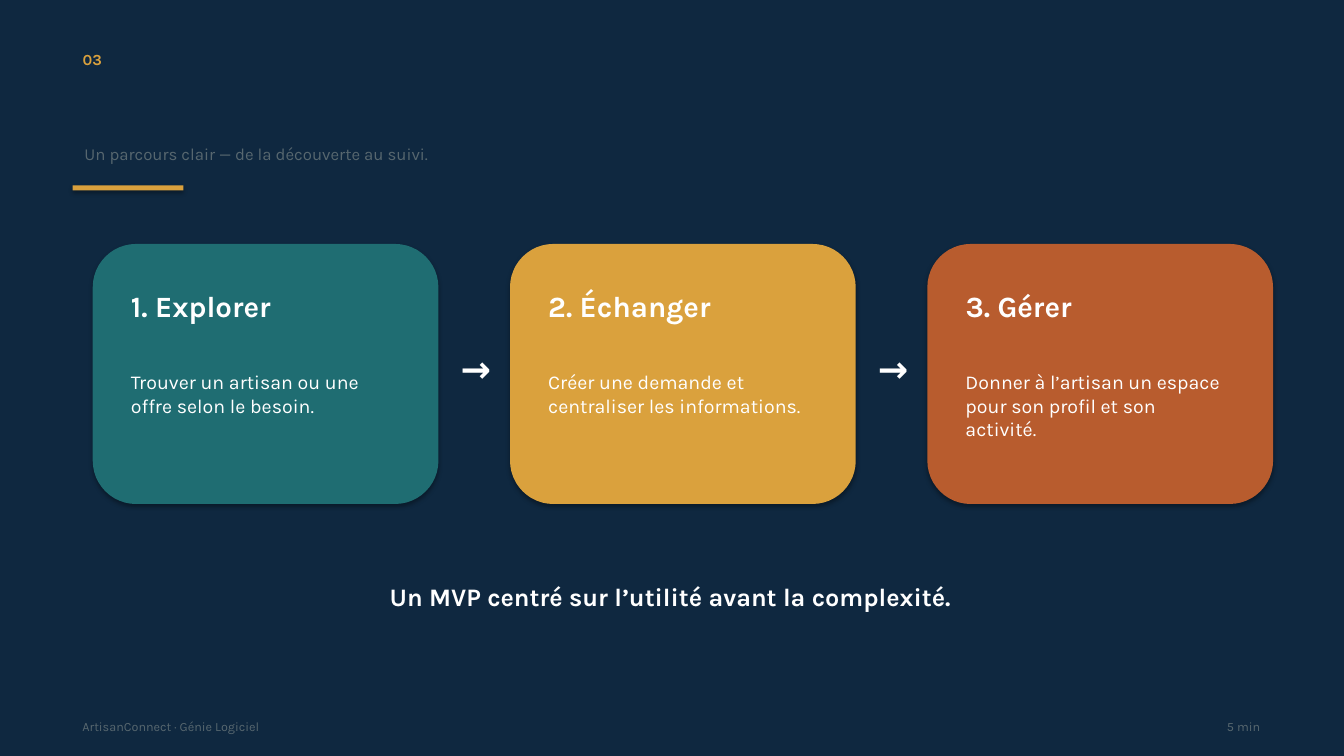
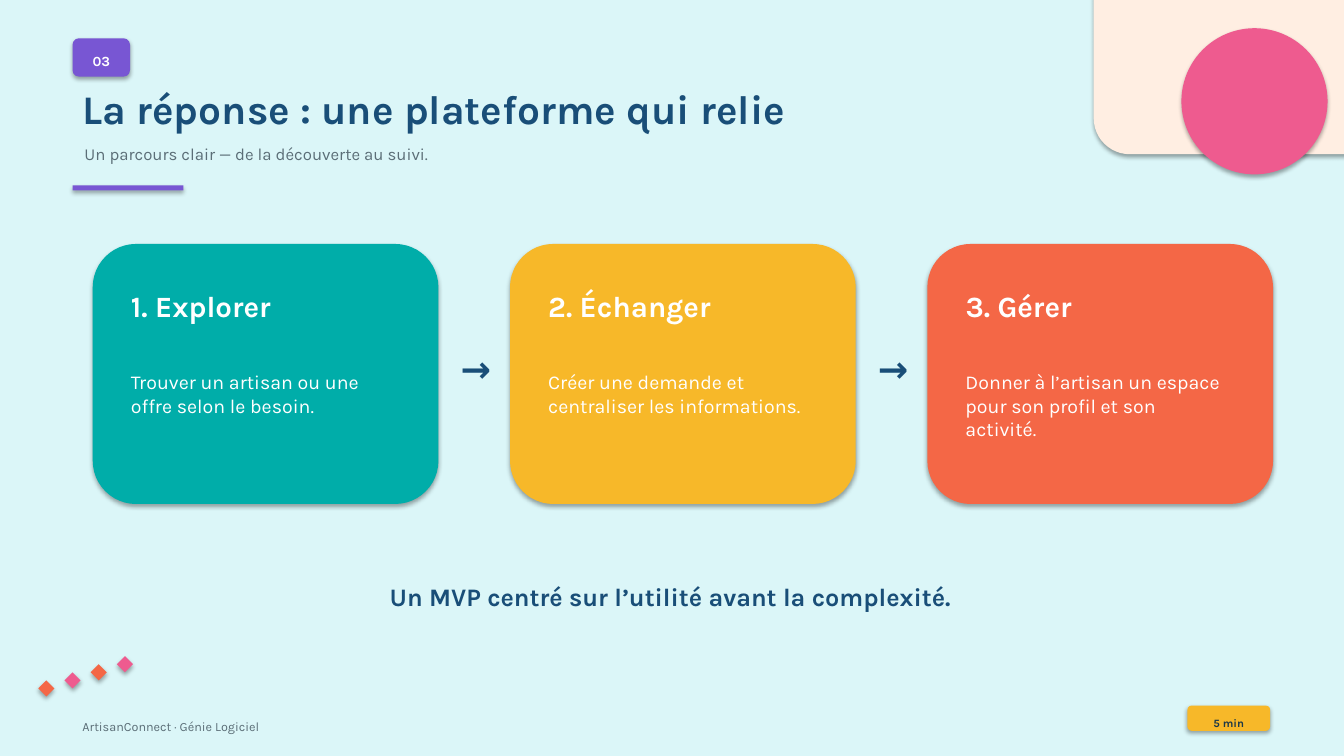
Before and after one commit to Oumaima-El-Badraouy/SELMB, a slide deck: slide 3 of ArtisanConnect_Dossier_Projet/05_Presentation/05_Presentation_ArtisanConnect.pptx. Drawn at 1344x756 pixels with LibreOffice and Linux fonts; fonts in the diff are those of the drawing. Boxes give left, top, right and bottom in pixels: in the first picture for what was removed or moved away, otherwise in the second. Text is boxed around its words. In the diff, an @@ line names an element or a change of style, - is before the commit and + after.

```diff
--- a/ArtisanConnect_Dossier_Projet/05_Presentation/05_Presentation_ArtisanConnect.pptx
+++ b/ArtisanConnect_Dossier_Projet/05_Presentation/05_Presentation_ArtisanConnect.pptx
@@ background #0F2840 to #DBF6F8 @@
@@ rounded rectangle added at [1094, 0, 1344, 154], fill #FFEEE2 @@
@@ ellipse added at [1182, 28, 1328, 174], fill #EE5B8F @@
@@ text "03" at [93, 57, 111, 66]: size 11 to 10 pt, text colour #DAA13D to #FFFFFF; alignment left to centre @@
@@ rounded rectangle added at [73, 38, 130, 77], fill #7856D3 @@
@@ text added at [82, 92, 785, 134], 29 pt, text #194E78, bold @@
+La réponse : une plateforme qui relie
@@ text "Un parcours clair — de ..." at [84, 147, 428, 164]: text colour #57676F to #5B6E77 @@
@@ rectangle at [73, 186, 184, 191]: fill #DAA13D to #7856D3 @@
@@ rounded rectangle at [93, 244, 439, 504]: fill #1F6D72 to #00ADA9 @@
@@ rounded rectangle at [510, 244, 856, 504]: fill #DAA13D to #F7B829 @@
@@ rounded rectangle at [928, 244, 1273, 504]: fill #B85C2E to #F46746 @@
@@ text colour #FFFFFF to #194E78 in 3 elements at [390, 586, 951, 612], [451, 341, 493, 376], [868, 341, 910, 376] @@
@@ diamond added at [117, 656, 133, 673], fill #EE5B8F @@
@@ diamond added at [38, 681, 54, 697], fill #F46746 @@
@@ diamond added at [65, 673, 81, 689], fill #EE5B8F @@
@@ diamond added at [91, 664, 107, 681], fill #F46746 @@
@@ text "ArtisanConnect · Génie Logiciel" at [82, 721, 259, 734]: text colour #57676F to #5B6E77 @@
@@ text "5 min": place and size @@
-text "5 min" at [1227, 722, 1260, 731]
+text "5 min" at [1213, 719, 1244, 727]
@@ text "5 min" at [1213, 719, 1244, 727]: size 9 to 8 pt, text colour #57676F to #1C3948, bold on; alignment right to centre @@
@@ rounded rectangle added at [1188, 706, 1270, 731], fill #F7B829 @@
```
Also in this commit, not shown: 9 other slides changed, 1 other file.
